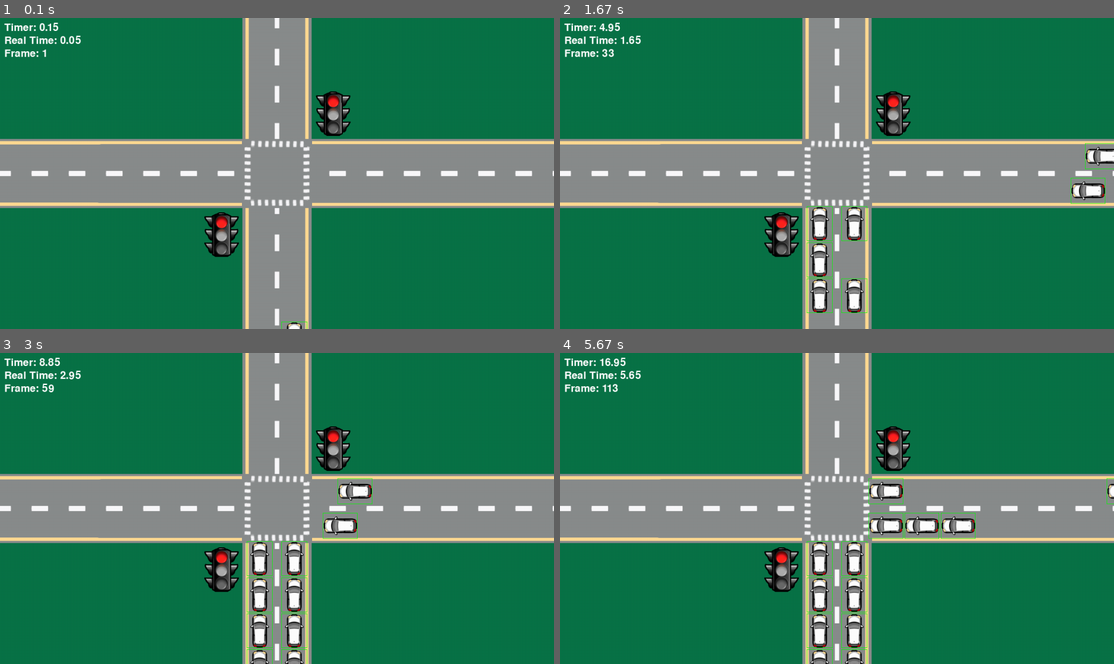
Above: before the commit, frames 1-4 (two rows, left to right).
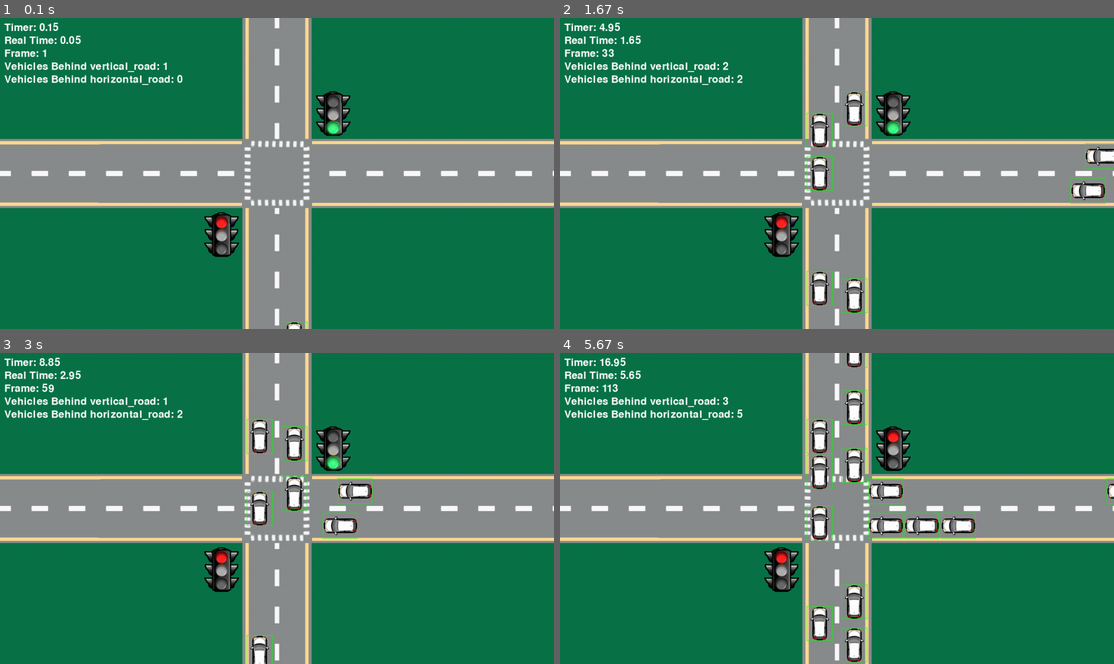
Above: after the commit, the same moments.

Repository: IChaudhry892/csce-4430-project
Game: pygame game, started from pygame-traffic-test/main.py
The game is run twice, just before and just after one commit, with the same random seed, the same clock (stepped at 60 frames per second) and the same inputs.
Inputs:
- Up to frame 1 (0.1 s): no input
- Up to frame 2 (1.67 s): no input
- Up to frame 3 (3 s): no input
- Up to frame 4 (5.67 s): no input

The runs differ from the first frame. In frame 1, 1.0% of the frame differs, in the area x 0-62%, y 14-38%; in frame 2, 3.2%; in frame 3, 4.3%; in frame 4, 4.5%, in the area x 0-56%, y 0-100%.

Commit message:
Update traffic light and vehicle logic
Updated SignalController.py to toggle the traffic lights every 5 seconds with a 1 second duration where both lights are red. Updated Vehicle.py to make it so that cars only stop at a red light once they've reached the intersection, and cars beyond the intersection keep moving.

Diff:
--- a/pygame-traffic-test/Animation/Display.py
+++ b/pygame-traffic-test/Animation/Display.py
@@ -28,6 +28,14 @@
         self.screen.blit(real_time_text, (10, 40))
         self.screen.blit(frame_count_text, (10, 70))
 
+        # FOR DEBUGGING: draw vehicle counts behind intersections
+        y_position = 100
+        for road in handler.scenario.getRoads():
+            vehicle_count = road.get_number_of_vehicles_behind_intersection()
+            vehicle_count_text = self.font.render(f'Vehicles Behind {road.getRoadID()}: {vehicle_count}', True, (255, 255, 255))
+            self.screen.blit(vehicle_count_text, (10, y_position))
+            y_position += 30
+
         # FOR DEBUGGING: draw per-road spawn rectangles and all vehicle rects (keeps visuals in sync)
         scenario = handler.scenario
         for comp in scenario.getComponents():
--- a/pygame-traffic-test/Road/Road.py
+++ b/pygame-traffic-test/Road/Road.py
@@ -97,3 +97,17 @@
         elif self.road_id == SimulationConfig.ROAD_IDS["Horizontal Road"]:
             img = images['car_west']
             return Vehicle(SimulationGraphicConfig.VEHICLE_WIDTH, SimulationGraphicConfig.VEHICLE_HEIGHT, SimulationConfig.VEHICLE_VELOCITY_MPS, img, self.road_id, lane_id)
+
+    def get_number_of_vehicles_behind_intersection(self) -> int:
+        """Get the number of vehicles currently behind the intersection on this road"""
+        count = 0
+        stop_line_position = SimulationGraphicConfig.STOP_LINE_POSITIONS[self.road_id]
+        for lane_id, vehicle_list in self.vehicle_lanes.items():
+            for vehicle in vehicle_list:
+                if self.road_id == SimulationConfig.ROAD_IDS["Vertical Road"]:
+                    if vehicle.y + vehicle.height > stop_line_position:
+                        count += 1
+                elif self.road_id == SimulationConfig.ROAD_IDS["Horizontal Road"]:
+                    if vehicle.x + vehicle.width > stop_line_position:
+                        count += 1
+        return count
--- a/pygame-traffic-test/SignalController/SignalController.py
+++ b/pygame-traffic-test/SignalController/SignalController.py
@@ -0,0 +1,78 @@
+from TrafficSignal.TrafficSignal import TrafficSignal
+from SimulationToolbox.Simulatable import Simulatable
+from SimulationToolbox.SimulationConfig import SimulationConfig
+
+class SignalController(Simulatable):
+    """Simple signal controller that toggles signals every fixed interval.
+
+    Guarantees the two signals are always opposite colors: one Green, one Red.
+    Uses simulation virtual time (delta_time passed to simulate).
+    """
+
+    def __init__(self, vertical_signal: TrafficSignal, horizontal_signal: TrafficSignal, scenario, start_virtual_time: float = 0.0, toggle_period_seconds: float = 5.0):
+        self.vertical_signal = vertical_signal
+        self.horizontal_signal = horizontal_signal
+        self._elapsed = start_virtual_time
+        self._period = max(0.1, float(toggle_period_seconds))  # avoid zero/negative period
+        self.both_signals_red_duration = SimulationConfig.BOTH_SIGNALS_RED_DURATION
+        self.both_signals_red_remaining_time = 0.0
+        self.post_vertical_state = ""
+        self.post_horizontal_state = ""
+
+        # Ensure initial states are opposite.
+        # If both are the same (e.g., both Red), set vertical Green and horizontal Red by default.
+        self.ensure_opposite_initial_signals()
+
+    def ensure_opposite_initial_signals(self) -> None:
+        vertical_signal_green = self.vertical_signal.is_green()
+        horizontal_signal_green = self.horizontal_signal.is_green()
+        if vertical_signal_green == horizontal_signal_green:  # both same (both green or both red)
+            # Default to vertical=Green, horizontal=Red
+            self.vertical_signal.setState("signal_green")
+            self.horizontal_signal.setState("signal_red")
+
+    def toggle_both_signals_red(self) -> None:
+        """Set both signals to red state"""
+        self.vertical_signal.setState("signal_red")
+        self.horizontal_signal.setState("signal_red")
+
+    def toggle_signals(self) -> None:
+        # Flip: if vertical is green, make it red and horizontal green; else the opposite.
+        # Make both signals red for a brief moment before switching
+
+        if self.vertical_signal.is_green():
+            # After both red duration, vertical -> red, horizontal -> green
+            self.post_vertical_state = "signal_red"
+            self.post_horizontal_state = "signal_green"
+        else:
+            # After both red duration, vertical -> green, horizontal -> red
+            self.post_vertical_state = "signal_green"
+            self.post_horizontal_state = "signal_red"
+
+        # Set both signals to red for the specified duration
+        self.toggle_both_signals_red()
+        self.both_signals_red_remaining_time = self.both_signals_red_duration
+
+    def simulate(self, delta_time: float) -> None:
+        delta_time /= SimulationConfig.SPEED_FACTOR  # Adjust for simulation speed
+
+        # If currently in both-red duration, count down
+        if self.both_signals_red_remaining_time > 0.0:
+            self.both_signals_red_remaining_time -= float(delta_time)
+            if self.both_signals_red_remaining_time <= 0.0:
+                # Time to switch to the post-red states
+                self.vertical_signal.setState(self.post_vertical_state)
+                self.horizontal_signal.setState(self.post_horizontal_state)
+                # Clear post states
+                self.post_vertical_state = ""
+                self.post_horizontal_state = ""
+                self.both_signals_red_remaining_time = 0.0
+            return  # Skip toggling while in both-red duration
+
+
+        # Update elapsed time until next toggle
+        self._elapsed += float(delta_time)
+        # Toggle whenever we cross a multiple of the period
+        while self._elapsed >= self._period:  # Check if 5 seconds have passed
+            self.toggle_signals()
+            self._elapsed -= self._period  # reset elapsed back to 0
--- a/pygame-traffic-test/SimulationToolbox/Scenario.py
+++ b/pygame-traffic-test/SimulationToolbox/Scenario.py
@@ -6,6 +6,8 @@
 from Road.Road import Road
 from TrafficSignal.TrafficSignal import TrafficSignal
 from SimulationToolbox.SimulationConfig import SimulationConfig
+
+from SignalController.SignalController import SignalController
 
 import random
 from Vehicle.Vehicle import Vehicle
@@ -47,6 +49,8 @@
         self.addComponent(SIGNAL_ROAD_VERTICAL)
         SIGNAL_ROAD_HORIZONTAL = TrafficSignal(SimulationGraphicConfig.SIGNAL_ROAD_HORIZONTAL_X_POS, SimulationGraphicConfig.SIGNAL_ROAD_HORIZONTAL_Y_POS, self.images, SimulationConfig.TRAFFIC_SIGNAL_STATES["Red"], SimulationConfig.ROAD_IDS["Horizontal Road"])
         self.addComponent(SIGNAL_ROAD_HORIZONTAL)
+        SIGNAL_CONTROLLER = SignalController(SIGNAL_ROAD_VERTICAL, SIGNAL_ROAD_HORIZONTAL, self, 0.0)
+        self.addComponent(SIGNAL_CONTROLLER)
 
     def addComponent(self, o: object) -> None:
         """Add a component to the scenario in the appropriate list"""
--- a/pygame-traffic-test/SimulationToolbox/ScenarioHandler.py
+++ b/pygame-traffic-test/SimulationToolbox/ScenarioHandler.py
@@ -36,7 +36,8 @@
         """Draw all simulatable components in the scenario""" # Called in Display.redrawSimulationWindow
         simulatables = self.scenario.getSimulatables()
         for simulatable in simulatables:
-            simulatable.draw(screen)
+            if hasattr(simulatable, 'draw'):
+                simulatable.draw(screen)
 
     def isTerminated(self) -> bool:
         """Check if the simulation scenario is terminated"""
@@ -76,7 +77,7 @@
             # Update simulatable components (just vehicles for now)
             for simulatable in self.scenario.getSimulatables()[:]:
                 simulatable.simulate(virtual_time_per_frame)
-                if simulatable.is_off_screen():
+                if isinstance(simulatable, Vehicle) and simulatable.is_off_screen():
                     self.scenario.removeComponent(simulatable)
 
             # Redraw the simulation window
--- a/pygame-traffic-test/SimulationToolbox/SimulationConfig.py
+++ b/pygame-traffic-test/SimulationToolbox/SimulationConfig.py
@@ -7,7 +7,7 @@
     REAL_TIME = 0.0         # Real-time elapsed in seconds
     TIMER = 0.0             # Virtual time elapsed in seconds
     FRAME_COUNT = 0         # Frame counter
-    STOP_REAL_TIME = 60.0   # Stop simulation after 30 real-time seconds
+    STOP_REAL_TIME = 30.0   # Stop simulation after 30 real-time seconds
 
     MIN_GREEN_DURATION = 5.0   # Minimum green signal duration in real-time seconds
     MAX_GREEN_DURATION = 10.0  # Maximum green signal duration in real-time seconds
@@ -16,6 +16,6 @@
     BOTH_SIGNALS_RED_DURATION = 1.0  # Duration when both signals are red in real-time seconds
 
     ROAD_IDS = {"Vertical Road": "vertical_road", "Horizontal Road": "horizontal_road"}
-    TRAFFIC_INTENSITIES = {"high": .15, "medium": 0.10, "low": 0.05} # Chance of spawning a vehicle per virtual minute per road
+    TRAFFIC_INTENSITIES = {"high": 0.15, "medium": 0.10, "low": 0.05} # Chance of spawning a vehicle per virtual minute per road
     TRAFFIC_SIGNAL_STATES = {"Red": "signal_red", "Green": "signal_green"}
     VEHICLE_STATES = {"moving": "moving", "waiting": "waiting"}
--- a/pygame-traffic-test/TrafficSignal/TrafficSignal.py
+++ b/pygame-traffic-test/TrafficSignal/TrafficSignal.py
@@ -32,3 +32,11 @@
 
     def is_red(self) -> bool:
         return self.state == SimulationConfig.TRAFFIC_SIGNAL_STATES["Red"]
+
+    def switch_to_green(self) -> None:
+        """Switch the traffic signal to green state"""
+        self.setState(SimulationConfig.TRAFFIC_SIGNAL_STATES["Green"])
+
+    def switch_to_red(self) -> None:
+        """Switch the traffic signal to red state"""
+        self.setState(SimulationConfig.TRAFFIC_SIGNAL_STATES["Red"])
--- a/pygame-traffic-test/Vehicle/Vehicle.py
+++ b/pygame-traffic-test/Vehicle/Vehicle.py
@@ -92,9 +92,11 @@
         # Update vehicle state based on traffic signal
         if signal.is_red():
             # Check if approaching stop line
-            if self.road_id == "vertical_road" and self.y <= self.stop_line_position:
+            if self.road_id == "vertical_road" and self.y >= self.stop_line_position and self.y <= self.stop_line_position + 10:
                 self.state = SimulationConfig.VEHICLE_STATES["waiting"]
-            elif self.road_id == "horizontal_road" and self.x <= self.stop_line_position:
+                print(f"Vehicle at ({self.x}, {self.y}) and stop line rectangle at ({self.stop_line_position}, {self.stop_line_position + 10}).")
+            elif self.road_id == "horizontal_road" and self.x >= (self.stop_line_position - 10) and self.x <= (self.stop_line_position + 10):
+                print(f"Vehicle at ({self.x}, {self.y}) and stop line rectangle at ({self.stop_line_position - 10}, {self.stop_line_position + 10}).")
                 self.state = SimulationConfig.VEHICLE_STATES["waiting"]
             else: # If not at stop line, keep moving until reaching it or ahead vehicle
                 self.state = SimulationConfig.VEHICLE_STATES["moving"]
